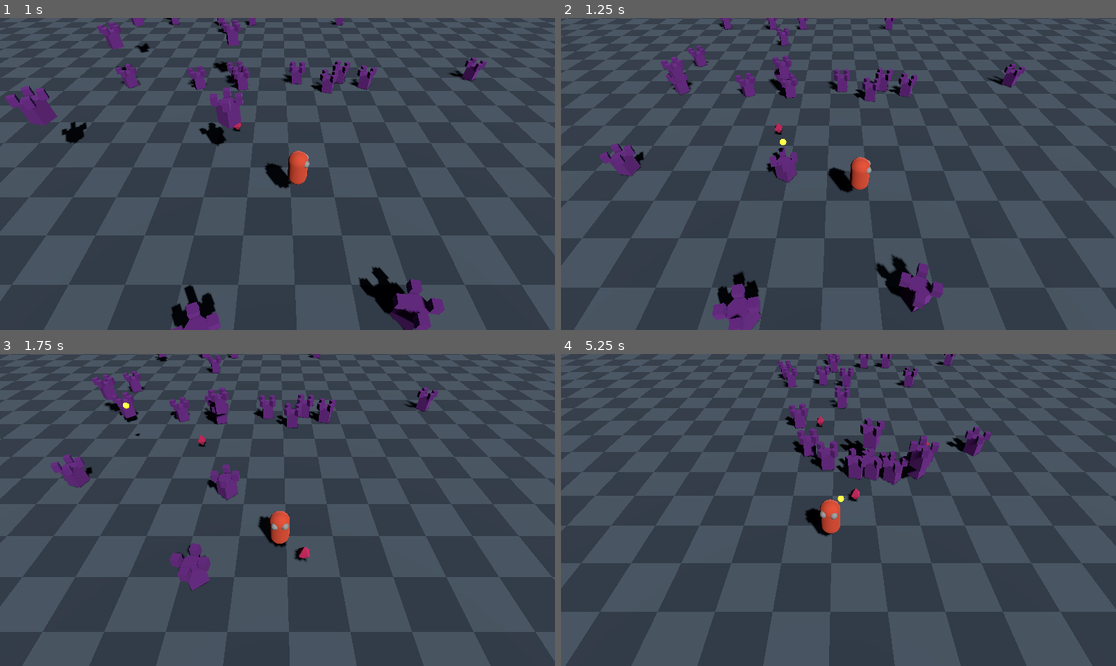
Above: before the commit, frames 1-4 (two rows, left to right).
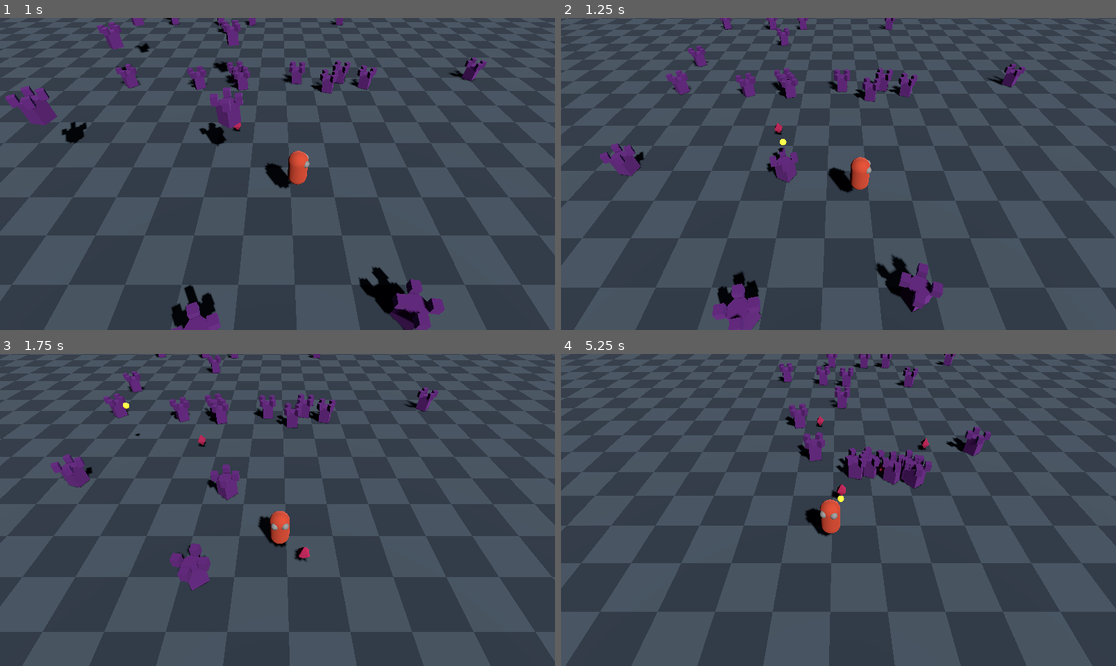
Above: after the commit, the same moments.

Repository: tlenclos/godot-gameplay-demos
Game: Godot game, scene res://survivor/survivor.tscn
The game is run twice, just before and just after one commit, with the same random seed, the same clock (stepped at 60 frames per second) and the same inputs. This scene is started directly instead of the project's main scene.
Inputs:
- Up to frame 1 (1 s): hold D (right) from 0.53 s (still down); tap Space (jump) at 0.6, 0.77 s
- Up to frame 2 (1.25 s): keep holding D (right); tap Space (jump) at 1.07 s
- Up to frame 3 (1.75 s): release D (right) at 1.28 s; hold S (down) from 1.28 s (still down); tap Space (jump) at 1.35, 1.52 s
- Up to frame 4 (5.25 s): tap Space (jump) at 1.82, 2.1, 2.85, 3.02, 3.32, 3.6, 3.77, 4.07, 4.35, 4.52, 4.82, 5.1 s; release S (down) at 2.03 s; hold D (right) 2.03-2.78 s; hold Up (ui_up) 2.78-3.53 s; hold A (left) 3.53-5.03 s; hold S (down) from 5.03 s (still down)

Frame 1 is identical in both runs. In frame 2, 0.3% of the frame differs, in the area x 17-42%, y 1-23%; in frame 3, 0.6%; in frame 4, 2.1%, in the area x 39-69%, y 0-48%.

Commit message:
feat: add release workflow and improve perf

Diff:
--- a/survivor/scenes/ennemy.tscn
+++ b/survivor/scenes/ennemy.tscn
@@ -15,6 +15,8 @@
 size = Vector3(0.7, 1, 0.7)
 
 [node name="Ennemy" type="CharacterBody3D"]
+collision_layer = 4
+collision_mask = 1
 script = ExtResource("1_ennemy")
 
 [node name="Body" type="MeshInstance3D" parent="."]
--- a/survivor/scenes/player.tscn
+++ b/survivor/scenes/player.tscn
@@ -19,6 +19,8 @@
 height = 1.6
 
 [node name="Player" type="CharacterBody3D" groups=["player"]]
+collision_layer = 2
+collision_mask = 1
 script = ExtResource("1_ehoge")
 
 [node name="MeshInstance3D" type="MeshInstance3D" parent="."]
--- a/survivor/scenes/xp.gd
+++ b/survivor/scenes/xp.gd
@@ -15,7 +15,7 @@
 	magnet_player = true
 
 func _process(delta: float) -> void:
-	if not player or not magnet_player:
+	if not player or not is_instance_valid(player) or not magnet_player:
 		return
 
 	var direction = player.global_position - global_position
--- a/survivor/scripts/ennemy.gd
+++ b/survivor/scripts/ennemy.gd
@@ -3,7 +3,6 @@
 @export var speed: float = 3.0
 @export var acceleration: float = 5.0
 @export var detection_range: float = 50.0
-@export var climb_jump_force: float = 5.0
 @export var max_health: float = 30.0
 
 var health: float
@@ -34,7 +33,7 @@
 	if not is_on_floor():
 		velocity.y -= gravity * delta
 
-	if not target:
+	if not target or not is_instance_valid(target):
 		return
 
 	# Calculate direction to player
@@ -59,62 +58,21 @@
 
 	move_and_slide()
 
-	# Check for collisions with other enemies and climb them
-	_check_enemy_collision()
-
-func _check_enemy_collision() -> void:
-	for i in get_slide_collision_count():
-		var collision = get_slide_collision(i)
-		var collider = collision.get_collider()
-
-		# Check if we hit another enemy
-		if collider and collider.is_in_group("enemies") and collider != self:
-			var collision_normal = collision.get_normal()
-
-			# If collision is mostly horizontal (we're bumping into them, not landing on them)
-			if abs(collision_normal.y) < 0.5:
-				# Jump to climb over
-				if is_on_floor() or _is_on_enemy():
-					velocity.y = climb_jump_force
-
-func _is_on_enemy() -> bool:
-	# Check if standing on another enemy
-	for i in get_slide_collision_count():
-		var collision = get_slide_collision(i)
-		var collider = collision.get_collider()
-		if collider and collider.is_in_group("enemies") and collider != self:
-			var normal = collision.get_normal()
-			# If normal points up, we're standing on them
-			if normal.y > 0.7:
-				return true
-	return false
-
 func take_damage(amount: float) -> void:
 	health -= amount
-
-	# Flash red on hit
-	_flash_damage()
-
 	if health <= 0:
 		die()
 
-func _flash_damage() -> void:
-	var body_mesh = get_node_or_null("Body")
-	if body_mesh and body_mesh is MeshInstance3D:
-		var original_material = body_mesh.get_surface_override_material(0)
-		if original_material:
-			var flash_mat = original_material.duplicate()
-			flash_mat.albedo_color = Color(1.0, 0.2, 0.2)
-			body_mesh.set_surface_override_material(0, flash_mat)
+func die() -> void:
+	# Spawn XP at current position
+	var spawn_pos = global_position
+	var xp = XP.instantiate()
 
-			await get_tree().create_timer(0.1).timeout
-			if is_instance_valid(self) and is_instance_valid(body_mesh):
-				body_mesh.set_surface_override_material(0, original_material)
-
-func die() -> void:
-	var xp = XP.instantiate()
-	target.get_parent().add_child(xp)
-	xp.global_position = global_position
+	if target and is_instance_valid(target):
+		target.get_parent().add_child(xp)
+	else:
+		get_tree().root.add_child(xp)
+	xp.global_position = spawn_pos
 
 	died.emit()
 	queue_free()
--- a/survivor/scripts/weapon.gd
+++ b/survivor/scripts/weapon.gd
@@ -24,12 +24,46 @@
 
 var can_fire: bool = true
 
+# Cached resources to avoid creating new ones every shot (slow on WebGL)
+var _projectile_mesh: SphereMesh
+var _projectile_material: StandardMaterial3D
+var _projectile_shape: SphereShape3D
+var _zone_mesh: CylinderMesh
+var _zone_material: StandardMaterial3D
+
 signal enemy_hit(enemy: Node3D, damage: float)
+
+func _ready() -> void:
+	# Pre-create reusable resources (avoids WebGL shader recompilation)
+	_projectile_mesh = SphereMesh.new()
+	_projectile_mesh.radius = projectile_size
+	_projectile_mesh.height = projectile_size * 2
+
+	_projectile_material = StandardMaterial3D.new()
+	_projectile_material.albedo_color = projectile_color
+	_projectile_material.emission_enabled = true
+	_projectile_material.emission = projectile_color
+	_projectile_material.emission_energy_multiplier = 0.5
+
+	_projectile_shape = SphereShape3D.new()
+	_projectile_shape.radius = projectile_size
+
+	_zone_mesh = CylinderMesh.new()
+	_zone_mesh.top_radius = zone_radius
+	_zone_mesh.bottom_radius = zone_radius
+	_zone_mesh.height = 0.1
+
+	_zone_material = StandardMaterial3D.new()
+	_zone_material.albedo_color = Color(projectile_color, 0.5)
+	_zone_material.transparency = BaseMaterial3D.TRANSPARENCY_ALPHA
+	_zone_material.emission_enabled = true
+	_zone_material.emission = projectile_color
+	_zone_material.emission_energy_multiplier = 2.0
 
 func _physics_process(_delta: float) -> void:
 	if auto_fire and can_fire:
 		var target = _find_nearest_enemy()
-		if target:
+		if target and is_instance_valid(target):
 			var direction = (target.global_position - global_position).normalized()
 			fire(direction)
 
@@ -56,54 +90,34 @@
 	projectile.lifetime = projectile_lifetime
 	projectile.hit_enemy.connect(_on_projectile_hit)
 
-	# Add mesh
+	# Add mesh (reuse cached resources)
 	var mesh_instance = MeshInstance3D.new()
-	var sphere = SphereMesh.new()
-	sphere.radius = projectile_size
-	sphere.height = projectile_size * 2
-	mesh_instance.mesh = sphere
-
-	var mat = StandardMaterial3D.new()
-	mat.albedo_color = projectile_color
-	mat.emission_enabled = true
-	mat.emission = projectile_color
-	mat.emission_energy_multiplier = 0.5
-	mesh_instance.material_override = mat
+	mesh_instance.mesh = _projectile_mesh
+	mesh_instance.material_override = _projectile_material
 	projectile.add_child(mesh_instance)
 
-	# Add collision
+	# Add collision (reuse cached shape)
 	var collision = CollisionShape3D.new()
-	var shape = SphereShape3D.new()
-	shape.radius = projectile_size
-	collision.shape = shape
+	collision.shape = _projectile_shape
 	projectile.add_child(collision)
 
+	# Add to tree FIRST, then set position (fixes "not in tree" error)
+	get_tree().root.add_child(projectile)
 	projectile.global_position = global_position + direction.normalized() * 0.8
-	get_tree().root.add_child(projectile)
 
 func _fire_zone() -> void:
 	# Create visual
 	var zone = Node3D.new()
 	zone.name = "DamageZone"
-	zone.global_position = global_position
 
 	var mesh_instance = MeshInstance3D.new()
-	var cylinder = CylinderMesh.new()
-	cylinder.top_radius = zone_radius
-	cylinder.bottom_radius = zone_radius
-	cylinder.height = 0.1
-	mesh_instance.mesh = cylinder
-
-	var mat = StandardMaterial3D.new()
-	mat.albedo_color = Color(projectile_color, 0.5)
-	mat.transparency = BaseMaterial3D.TRANSPARENCY_ALPHA
-	mat.emission_enabled = true
-	mat.emission = projectile_color
-	mat.emission_energy_multiplier = 2.0
-	mesh_instance.material_override = mat
+	mesh_instance.mesh = _zone_mesh
+	mesh_instance.material_override = _zone_material
 	zone.add_child(mesh_instance)
 
+	# Add to tree FIRST, then set position (fixes "not in tree" error)
 	get_tree().root.add_child(zone)
+	zone.global_position = global_position
 
 	# Deal damage
 	_apply_zone_damage(zone.global_position)
@@ -113,6 +127,8 @@
 
 func _apply_zone_damage(center: Vector3) -> void:
 	for enemy in get_tree().get_nodes_in_group("enemies"):
+		if not is_instance_valid(enemy) or not enemy.is_inside_tree():
+			continue
 		var distance = enemy.global_position.distance_to(center)
 		if distance <= zone_radius:
 			var falloff = 1.0 - (distance / zone_radius) * 0.5
@@ -127,6 +143,8 @@
 	var nearest_dist: float = INF
 
 	for enemy in enemies:
+		if not is_instance_valid(enemy) or not enemy.is_inside_tree():
+			continue
 		var dist = global_position.distance_to(enemy.global_position)
 		if dist < nearest_dist:
 			nearest_dist = dist
Not shown, added: export_presets.cfg
Not shown, added: .github/workflows/release.yml
Not shown, changed: .gitignore
Not shown, changed: README.md
